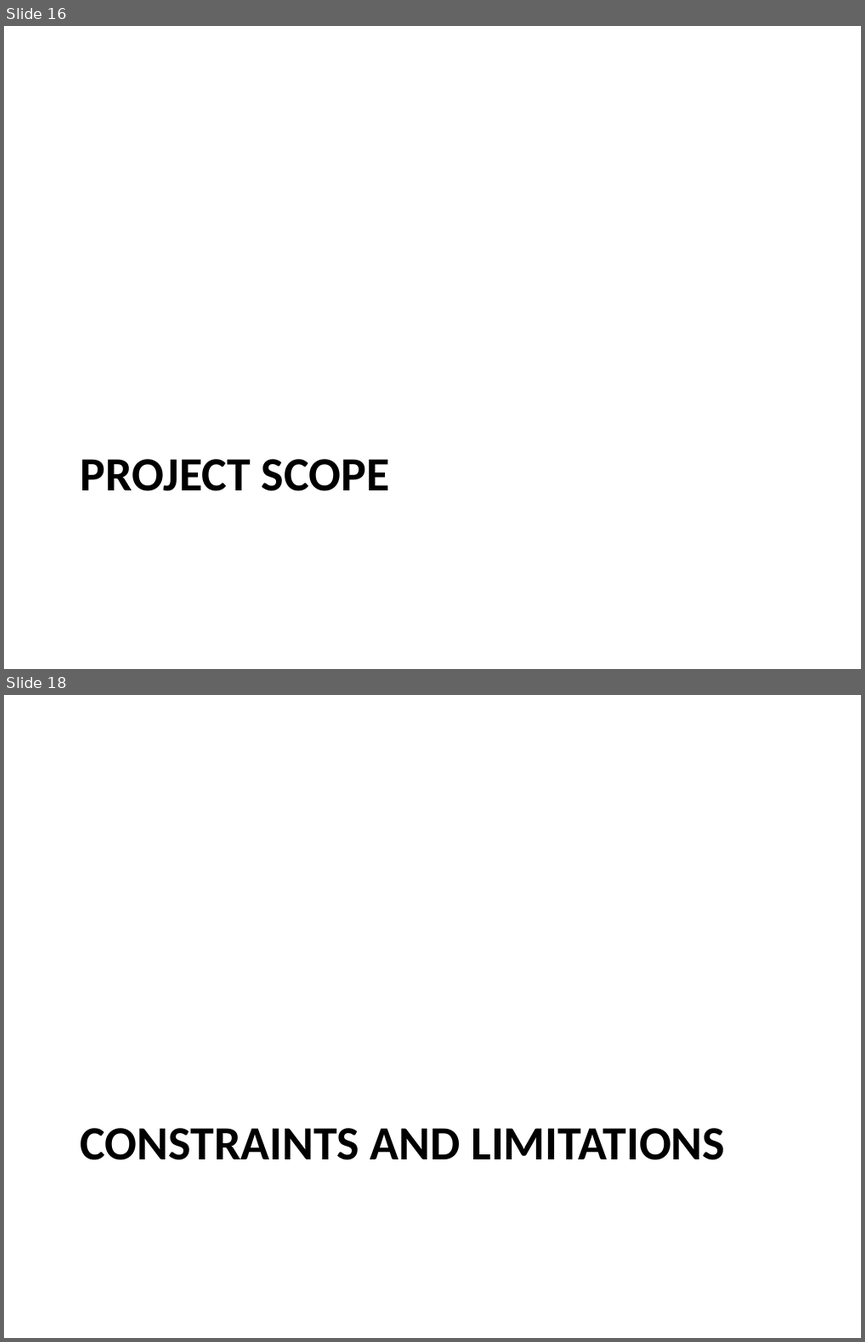
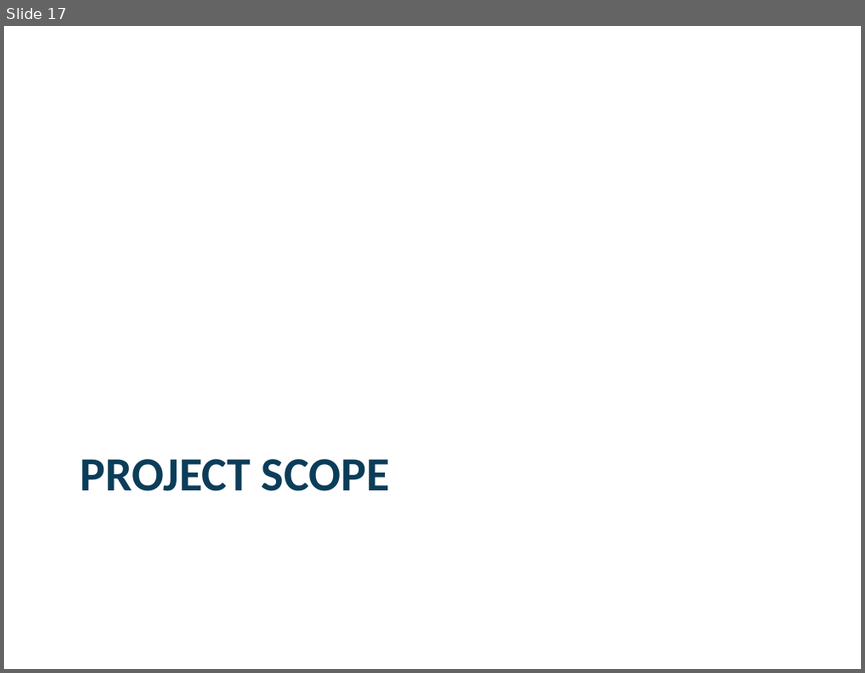
Before and after one commit to Jaffar-Kazmi/BodyScan, a slide deck: docs/proposal/slides.pptx. Shown one above the other, each under a label of ours: slides 16 and 18 before the commit, slide 17 after it; the slides between them are not shown. The pictures are 865x1342 and 865x673 pixels, drawn with LibreOffice and Linux fonts; fonts in the diff are those of the drawing; background and template pictures are left out. Boxes give left, top, right and bottom in pixels: in the first picture for what was removed or moved away, otherwise in the second. Text is boxed around its words. In the diff, an @@ line names an element or a change of style, - is before the commit and + after.

```diff
--- a/docs/proposal/slides.pptx
+++ b/docs/proposal/slides.pptx
@@ slide 18 removed at (4,695,861,1338), background picture (left out) @@
@@ title removed at (80,1128,725,1160) @@
-CONSTRAINTS AND LIMITATIONS
@@ what was slide 16 is now slide 17 @@
@@ slide 17 changed as well @@
@@ title "PROJECT SCOPE" at (80,459,389,491): text colour #000000 to #0B3D59 @@
```
Also in this commit, not shown: 13 other slides changed, 9 slides added, 4 other slides removed.
